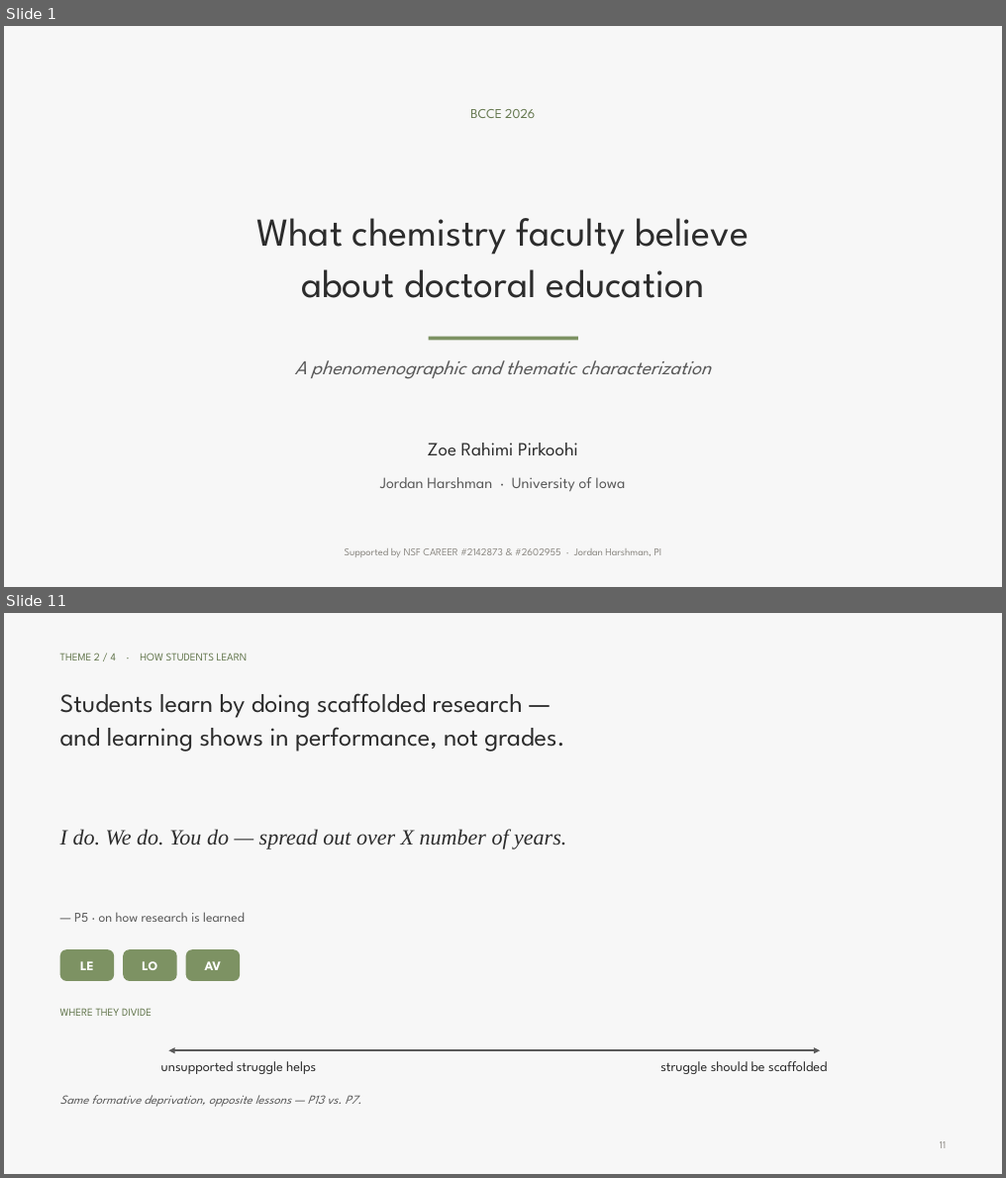
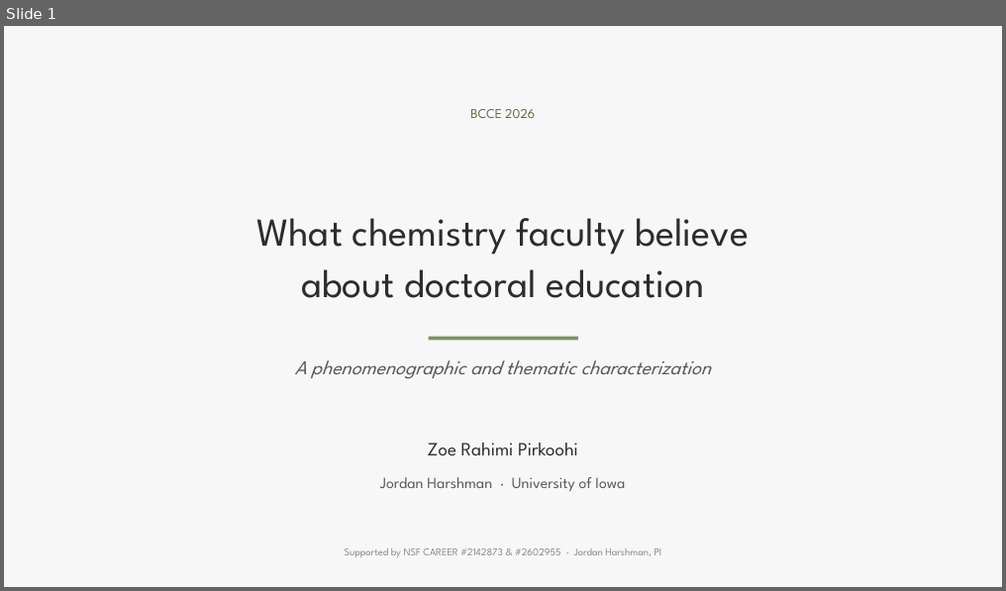
Before and after one commit to 7ahra/resnet_exploration, a slide deck: bcce_2026_faculty_beliefs/BCCE2026_faculty_beliefs.pptx. Shown one above the other, each under a label of ours: slides 1 and 11 before the commit, slide 1 after it; the slides between them are not shown. The pictures are 1006x1178 and 1006x591 pixels, drawn with LibreOffice and Linux fonts; fonts in the diff are those of the drawing; background and template pictures are left out. Boxes give left, top, right and bottom in pixels: in the first picture for what was removed or moved away, otherwise in the second. Text is boxed around its words. In the diff, an @@ line names an element or a change of style, - is before the commit and + after.

```diff
--- a/bcce_2026_faculty_beliefs/BCCE2026_faculty_beliefs.pptx
+++ b/bcce_2026_faculty_beliefs/BCCE2026_faculty_beliefs.pptx
@@ slide 11 removed at (x1=4, y1=613, x2=1002, y2=1174), background picture (left out) @@
@@ rectangle removed at (x1=4, y1=613, x2=1002, y2=1174) @@
@@ text removed at (x1=60, y1=653, x2=247, y2=661) @@
-THEME 2 / 4 · HOW STUDENTS LEARN
@@ text removed at (x1=60, y1=693, x2=564, y2=752) @@
-Students learn by doing scaffolded research —
-and learning shows in performance, not grades.
@@ text removed at (x1=60, y1=829, x2=566, y2=850) @@
-I do. We do. You do — spread out over X number of years.
@@ text removed at (x1=74, y1=912, x2=245, y2=922) @@
-— P5 · on how research is learned
@@ rounded rectangle removed at (x1=60, y1=950, x2=114, y2=981) @@
@@ text removed at (x1=80, y1=961, x2=93, y2=970) @@
-LE
@@ rounded rectangle removed at (x1=123, y1=950, x2=177, y2=981) @@
@@ text removed at (x1=142, y1=961, x2=157, y2=970) @@
-LO
@@ rounded rectangle removed at (x1=186, y1=950, x2=240, y2=981) @@
@@ text removed at (x1=205, y1=961, x2=222, y2=970) @@
-AV
@@ text removed at (x1=60, y1=1008, x2=152, y2=1016) @@
-WHERE THEY DIVIDE
@@ double arrow removed from (168, 1051) to (820, 1051) @@
@@ text removed at (x1=161, y1=1061, x2=316, y2=1074) @@
-unsupported struggle helps
@@ text removed at (x1=660, y1=1061, x2=827, y2=1074) @@
-struggle should be scaffolded
@@ text removed at (x1=60, y1=1095, x2=361, y2=1107) @@
-Same formative deprivation, opposite lessons — P13 vs. P7.
@@ text removed at (x1=940, y1=1142, x2=945, y2=1149) @@
-11
```
Also in this commit, not shown: 9 other slides changed, 5 slides added, 5 other slides removed, 3 other files.
